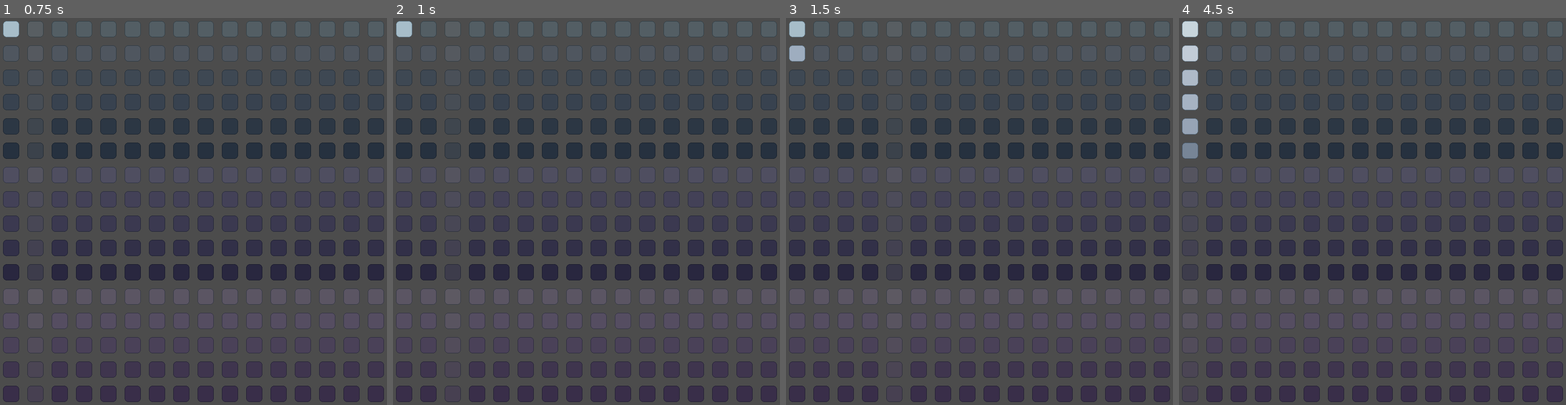
Above: before the commit, frames 1-4 (left to right).
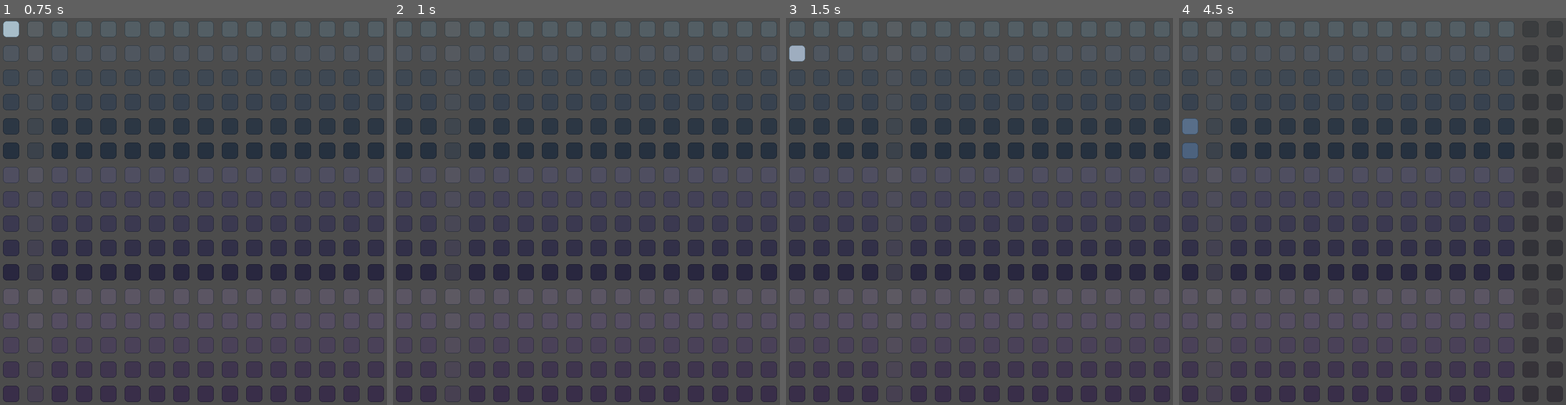
Above: after the commit, the same moments.

Repository: lunkkun/tone-matrix
Game: Godot game, scene res://scenes/Main.tscn
Same seed, same stepped clock (60 frames per second), same inputs: the game is played once before the commit and once after it.
Inputs (mouse positions are in pixels of both pictures, inside the frame that each line leads up to):
- Up to frame 1 (0.75 s): tap Enter at 0.5 s; move the mouse to (11, 29) at 0.52 s; hold Up (speed_up, bound only after the commit) from 0.53 s (still down); hold Right (add_beat, bound only after the commit) from 0.53 s (still down); click (11, 29) at 0.67 s
- Up to frame 2 (1 s): keep holding Up (speed_up, bound only after the commit); keep holding Right (add_beat, bound only after the commit); tap C (clear_pattern, bound only after the commit) at 0.8 s
- Up to frame 3 (1.5 s): move the mouse to (797, 52) at 1.27 s; release Up (speed_up, bound only after the commit) at 1.28 s; release Right (add_beat, bound only after the commit) at 1.28 s; hold Down (speed_down, bound only after the commit) from 1.28 s (still down); tap C (clear_pattern, bound only after the commit) at 1.35 s; click (797, 52) at 1.42 s
- Up to frame 4 (4.5 s): tap Left (remove_beat, bound only after the commit) at 1.55, 3.8, 4.35 s; move the mouse to (1190, 76) at 2.02 s; release Down (speed_down, bound only after the commit) at 2.03 s; hold Left (remove_beat, bound only after the commit) 2.03-2.78 s; hold Up (speed_up, bound only after the commit) 2.03-3.53 s; click (1190, 76) at 2.17 s; tap Right (add_beat, bound only after the commit) at 2.3, 2.85 s; move the mouse to (1190, 103) at 2.77 s; click (1190, 103) at 2.92 s; tap C (clear_pattern, bound only after the commit) at 3.05 s; move the mouse to (1190, 126) at 3.52 s; hold C (clear_pattern, bound only after the commit) 3.53-4.28 s; hold Down (speed_down, bound only after the commit) from 3.53 s (still down); click (1190, 126) at 3.67 s; move the mouse to (1190, 149) at 4.27 s; click (1190, 149) at 4.42 s

Frame 1 is identical in both runs. In frame 2, 0.2% of the frame differs, in the area x 0-5%, y 0-5%; in frame 3, 0.2%; in frame 4, 3.1%, in the area x 0-100%, y 0-87%.

Commit message:
added speed up/down, add/remove beat and reset keyboard shortcuts

Diff:
--- a/project.godot
+++ b/project.godot
@@ -29,6 +29,34 @@
 window/size/height=800
 window/main_scene=""
 
+[input]
+
+add_beat={
+"deadzone": 0.5,
+"events": [ Object(InputEventKey,"resource_local_to_scene":false,"resource_name":"","device":0,"alt":false,"shift":false,"control":false,"meta":false,"command":false,"pressed":false,"scancode":16777233,"unicode":0,"echo":false,"script":null)
+ ]
+}
+remove_beat={
+"deadzone": 0.5,
+"events": [ Object(InputEventKey,"resource_local_to_scene":false,"resource_name":"","device":0,"alt":false,"shift":false,"control":false,"meta":false,"command":false,"pressed":false,"scancode":16777231,"unicode":0,"echo":false,"script":null)
+ ]
+}
+speed_up={
+"deadzone": 0.5,
+"events": [ Object(InputEventKey,"resource_local_to_scene":false,"resource_name":"","device":0,"alt":false,"shift":false,"control":false,"meta":false,"command":false,"pressed":false,"scancode":16777232,"unicode":0,"echo":false,"script":null)
+ ]
+}
+speed_down={
+"deadzone": 0.5,
+"events": [ Object(InputEventKey,"resource_local_to_scene":false,"resource_name":"","device":0,"alt":false,"shift":false,"control":false,"meta":false,"command":false,"pressed":false,"scancode":16777234,"unicode":0,"echo":false,"script":null)
+ ]
+}
+clear_pattern={
+"deadzone": 0.5,
+"events": [ Object(InputEventKey,"resource_local_to_scene":false,"resource_name":"","device":0,"alt":false,"shift":false,"control":false,"meta":false,"command":false,"pressed":false,"scancode":67,"unicode":0,"echo":false,"script":null)
+ ]
+}
+
 [rendering]
 
 environment/default_environment="res://default_env.tres"
--- a/scenes/Beat.gd
+++ b/scenes/Beat.gd
@@ -14,3 +14,8 @@
 func play():
 	for tone in get_children():
 		tone.play()
+
+
+func reset():
+	for tone in get_children():
+		tone.set_enabled(false, false)
--- a/scenes/Player.gd
+++ b/scenes/Player.gd
@@ -29,3 +29,10 @@
 
 func _on_Timer_timeout():
 	next_beat()
+
+
+func _unhandled_key_input(event):
+	if event.is_action_pressed("speed_up") and bpm < 480:
+		set_bpm(bpm + 1)
+	elif event.is_action_pressed("speed_down") and bpm > 60:
+		set_bpm(bpm - 1)
--- a/scenes/Tone.gd
+++ b/scenes/Tone.gd
@@ -2,6 +2,7 @@
 extends Area2D
 
 
+const MODULATE_DISABLED = Color(.5, .5, .5)
 const MODULATE_PLAYING = Color.white
 const MODULATE_NOT_PLAYING = Color.gray
 
@@ -21,11 +22,12 @@
 		set_enabled(not enabled)
 
 
-func set_enabled(value):
+func set_enabled(value, save = true):
 	enabled = value
-	modulate = Color.white if enabled else Color(.5, .5, .5)
+	modulate = Color.white if enabled else MODULATE_DISABLED
 
-	$"/root/SaveFile".save()
+	if save:
+		$"/root/SaveFile".save()
 
 
 func play():
--- a/scenes/ToneMatrix.gd
+++ b/scenes/ToneMatrix.gd
@@ -17,3 +17,19 @@
 
 func play(beat):
 	get_child(beat).play()
+
+
+func reset():
+	for beat in get_children():
+		beat.reset()
+
+	$"/root/SaveFile".save()
+
+
+func _unhandled_key_input(event):
+	if event.is_action_pressed("add_beat") and beats < 16:
+		set_beats(beats + 1)
+	elif event.is_action_pressed("remove_beat") and beats > 1:
+		set_beats(beats - 1)
+	elif event.is_action_pressed("clear_pattern"):
+		reset()
